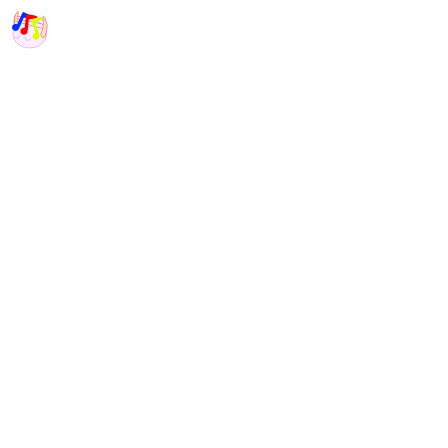
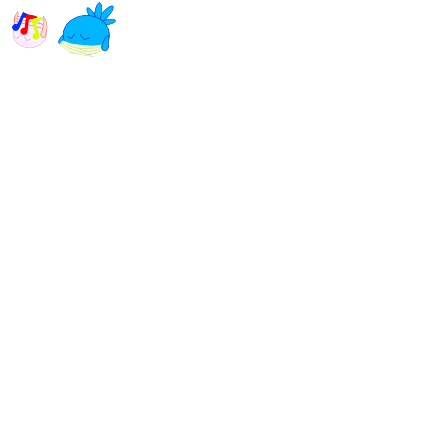
Comparing the layer stacks of the two 448×448 images. Changes:
added layer "dormancy_2_B" above "black" over [58, 2, 117, 58]